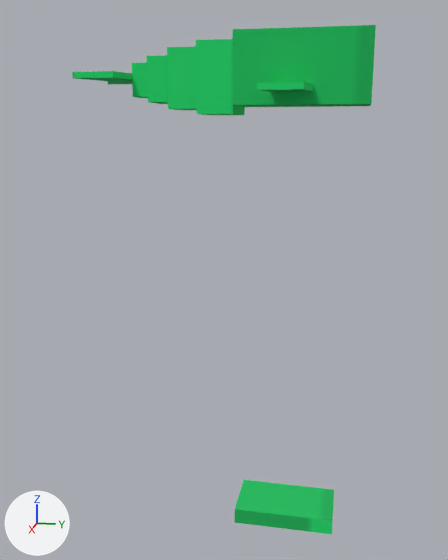
The glTF model models/creatures/whale/model.gltf as it was, and as the next commit left it.
Both versions are drawn from a camera (50 mm lens) standing at (0.583, -0.175, 0.026) and looking at (-0.018, -0.295, -0.124). The axes (+X, +Y, +Z) are drawn at lower left. The lights are the same throughout. The older version comes first. Vertices at exactly the same position are counted once.

Script lines for the objects in view, before the commit:
```python
me_whale = bpy.data.meshes.new('whale')
me_whale.from_pydata(...)  # 72 vertices, 112 faces; spans x -0.085..0.059, y -0.42..-0.16, z -0.407..0.107
me_whale.materials.append(mat_body)  # picture img_body_png
ob_whale = bpy.data.objects.new('whale', me_whale)
ob_whale.location = (0.0, 0.0, 0.0)
```
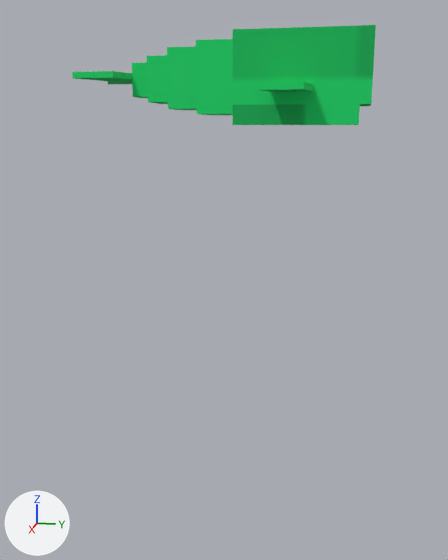
The newer file is also rescaled (x42.29), turned or shifted as a whole; pictures and numbers use the older file's frame.

Pixel boxes [x1, y1, x2, y2] of what changed, in the pictures (448 x 560 px; the box of a moved part takes in the faces that stretch with it):
'whale', reshaped (80% shorter): before [72, 25, 376, 534]; after [72, 25, 376, 125]
part 1 of me_whale, moved or reshaped: before [235, 480, 334, 534]; after [233, 104, 360, 125]
part 2 of me_whale, surface changed: [72, 72, 373, 115] in both

The change in detail:
Picture 'face.png' (img_face_png) is new.
Material 'face' (mat_face) is new.
Its texture is img_face_png.
Its roughness is 1.0.
me_whale is used by ob_whale; location (0.0, 0.0, 0.0).
me_whale had 72 vertices, 112 faces and spanned x -0.085..0.059, y -0.42..-0.16, z -0.407..0.107.
me_whale now has 72 vertices, 112 faces and spans x -0.059..0.059, y -0.42..-0.16, z 0.028..0.107.
me_whale part 1: the loose piece of 8 vertices spanning x -0.085..-0.023, y -0.284..-0.176, z -0.407..-0.39 is moved by (0.054, 0.006, 0.435).
me_whale part 2: 100 kept faces spanning x -0.059..0.059, y -0.42..-0.16, z 0.037..0.107 get new texture (UV) coordinates.
me_whale gains material mat_face (picture img_face_png).
